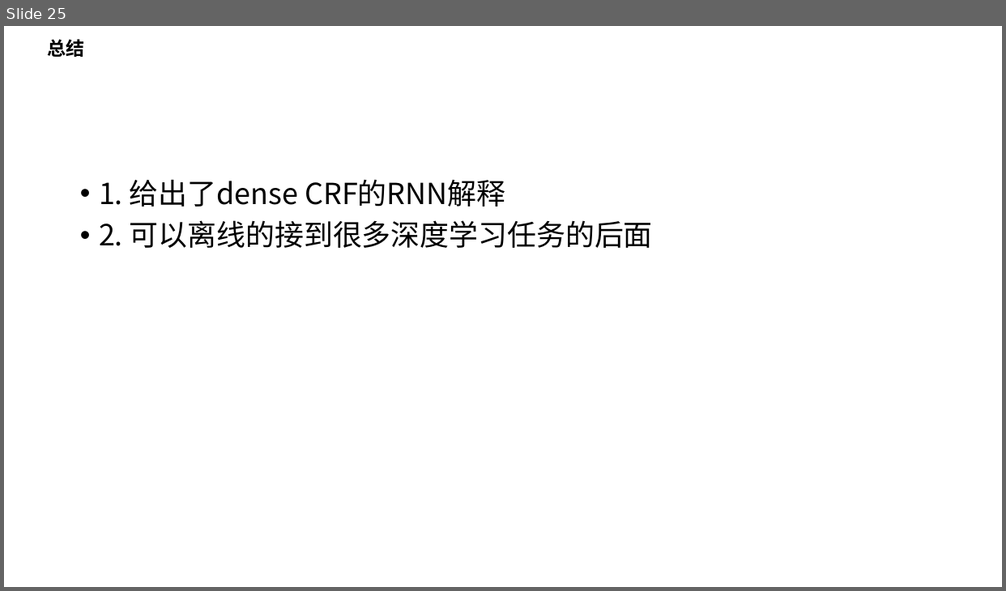
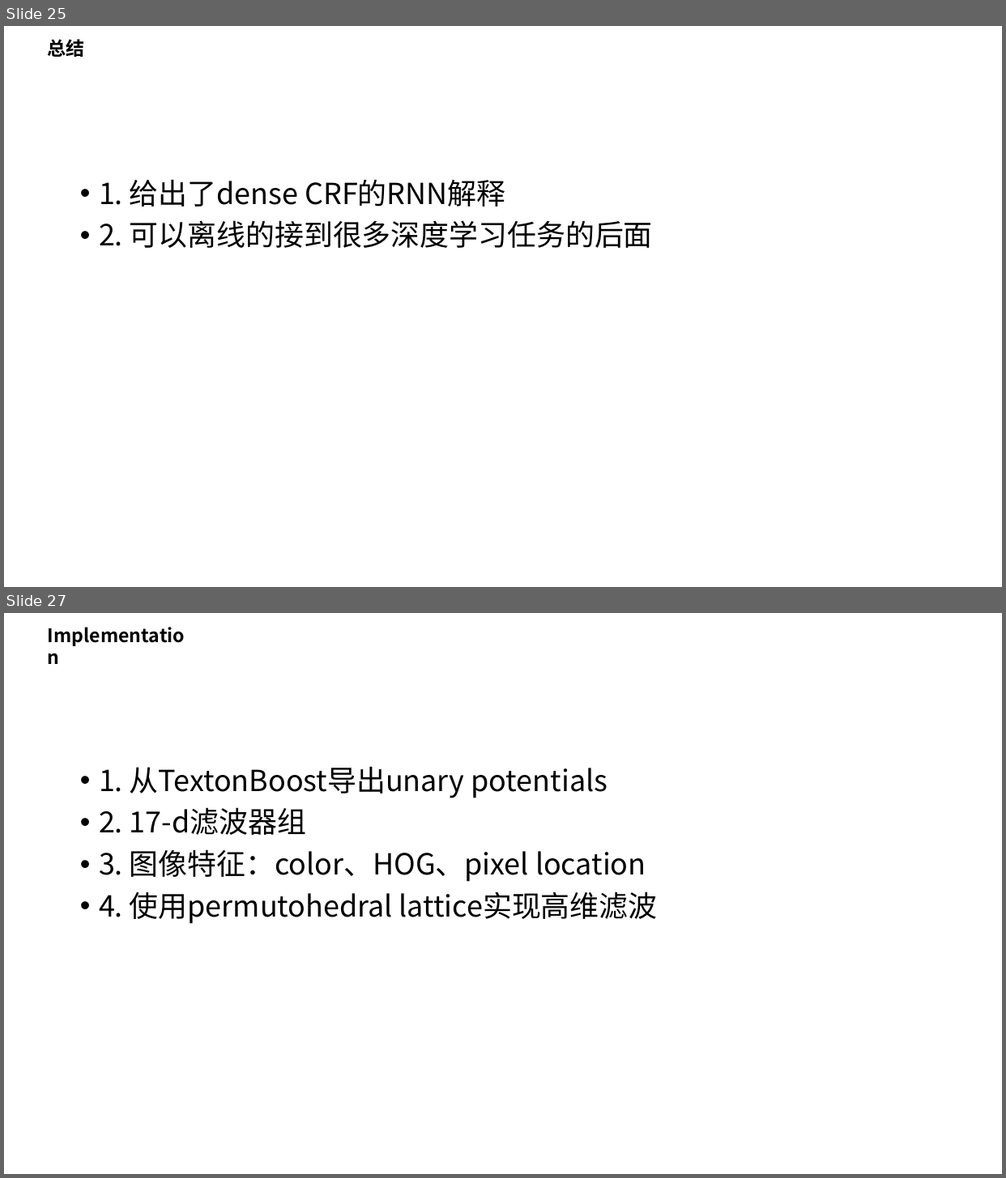
Before and after one commit to lmrshare/notes, a slide deck: papers/image-semantic-segmentation/mean_field.pptx. Shown one above the other, each under a label of ours: slide 25 before the commit, slides 25 and 27 after it; the slides between them are not shown. The pictures are 1006x591 and 1006x1178 pixels, drawn with LibreOffice and Linux fonts; fonts in the diff are those of the drawing. Boxes give left, top, right and bottom in pixels: in the first picture for what was removed or moved away, otherwise in the second. Text is boxed around its words. In the diff, an @@ line names an element or a change of style, - is before the commit and + after.

```diff
--- a/papers/image-semantic-segmentation/mean_field.pptx
+++ b/papers/image-semantic-segmentation/mean_field.pptx
@@ slide 27 added at <box>4,613,1002,1174</box>, background #FFFFFF @@
@@ text added at <box>40,619,193,649</box>, 18 pt, text #000000, bold @@
+Implementation
@@ text added at <box>99,767,658,924</box>, 28 pt, text #000000 @@
+• 1. 从TextonBoost导出unary potentials
+• 2. 17-d滤波器组
+• 3. 图像特征：color、HOG、pixel location
+• 4. 使用permutohedral lattice实现高维滤波
```
Also in this commit, not shown: 2 other slides added, 1 slide removed, 2 other files.
